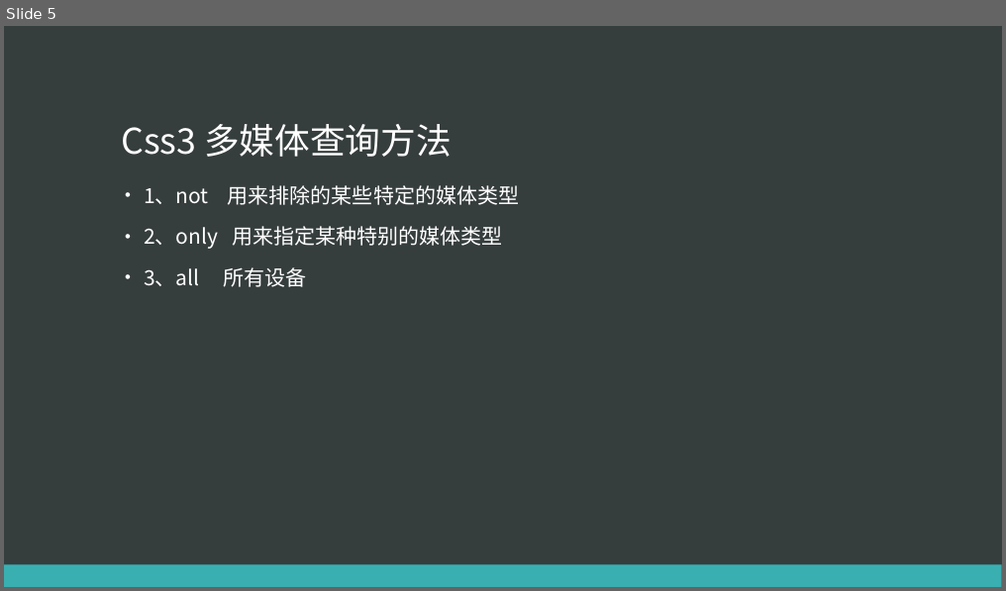
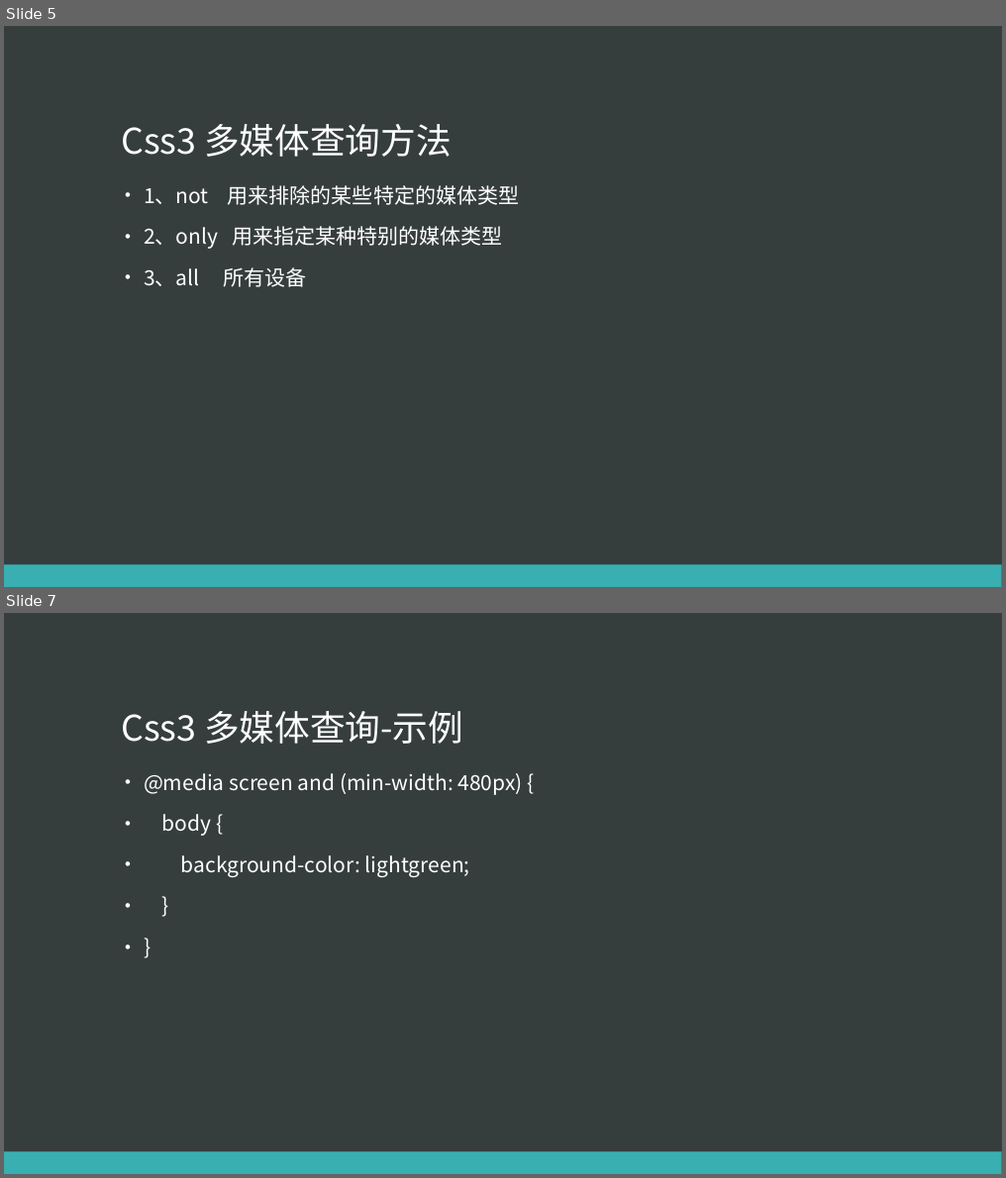
Before and after one commit to eventao/courseware, a slide deck: ppt/css3/css3-media.pptx. Shown one above the other, each under a label of ours: slide 5 before the commit, slides 5 and 7 after it; the slides between them are not shown. The pictures are 1006x591 and 1006x1178 pixels, drawn with LibreOffice and Linux fonts; fonts in the diff are those of the drawing. Boxes give left, top, right and bottom in pixels: in the first picture for what was removed or moved away, otherwise in the second. Text is boxed around its words. In the diff, an @@ line names an element or a change of style, - is before the commit and + after.

```diff
--- a/ppt/css3/css3-media.pptx
+++ b/ppt/css3/css3-media.pptx
@@ slide 7 added at [4,613,1002,1174], background #363D3D; not listed: 1 template element that a slide beside it also shows @@
@@ title added at [121,711,463,744], 34 pt, text #FFFFFF @@
+Css3 多媒体查询-示例
@@ text added at [144,773,523,877], 20 pt, text #FFFFFF @@
+• @media screen and (min-width: 480px) {
+• body {
+• background-color: lightgreen;
+• }
+• }
```
Also in this commit, not shown: 3 slides changed, 1 other slide added, 1 other file.
